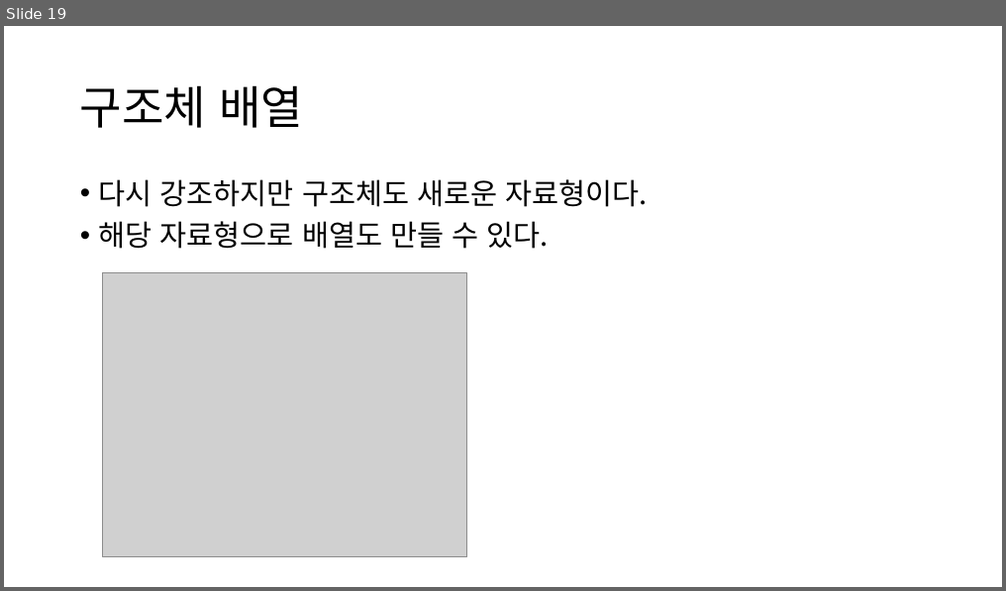
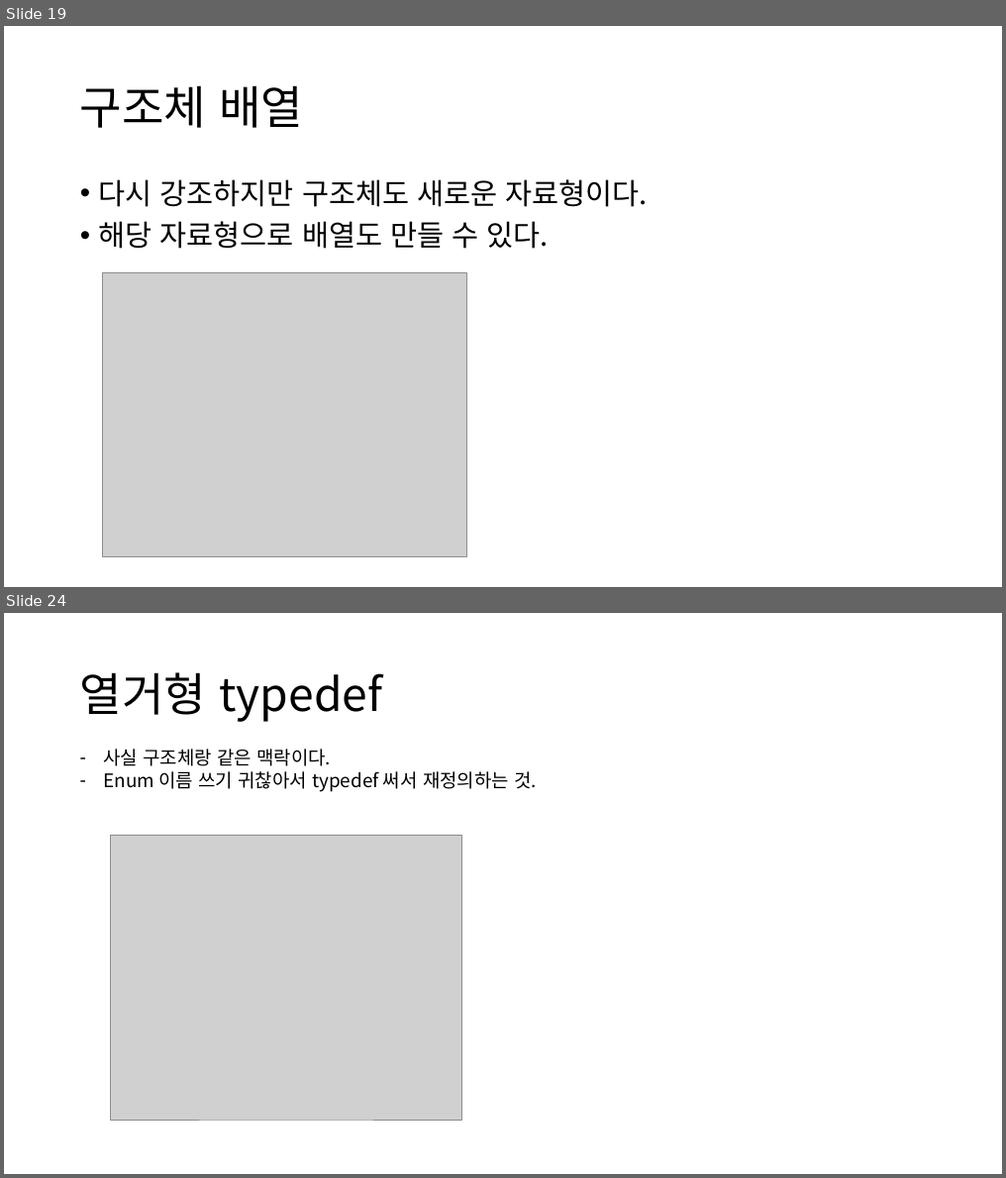
Before and after one commit to JJhuk/2020-SMUtutoring, a slide deck: 튜터링 6주차.pptx. Shown one above the other, each under a label of ours: slide 19 before the commit, slides 19 and 24 after it; the slides between them are not shown. The pictures are 1006x591 and 1006x1178 pixels, drawn with LibreOffice and Linux fonts; fonts in the diff are those of the drawing; grey boxes stand for pictures. Boxes give left, top, right and bottom in pixels: in the first picture for what was removed or moved away, otherwise in the second. Text is boxed around its words. In the diff, an @@ line names an element or a change of style, - is before the commit and + after.

```diff
--- a/튜터링 6주차.pptx
+++ b/튜터링 6주차.pptx
@@ slide 24 added at bbox=[4, 613, 1002, 1174], background #FFFFFF @@
@@ title added at bbox=[80, 672, 382, 722], 44 pt, text #000000 @@
+열거형 typedef
@@ text added at bbox=[103, 749, 537, 792], 18 pt, text #000000 @@
+– 사실 구조체랑 같은 맥락이다.
+– Enum 이름 쓰기 귀찮아서 typedef 써서 재정의하는 것.
@@ picture added at bbox=[110, 836, 462, 1120] @@
```
Also in this commit, not shown: 1 slide changed, 10 other slides added.
